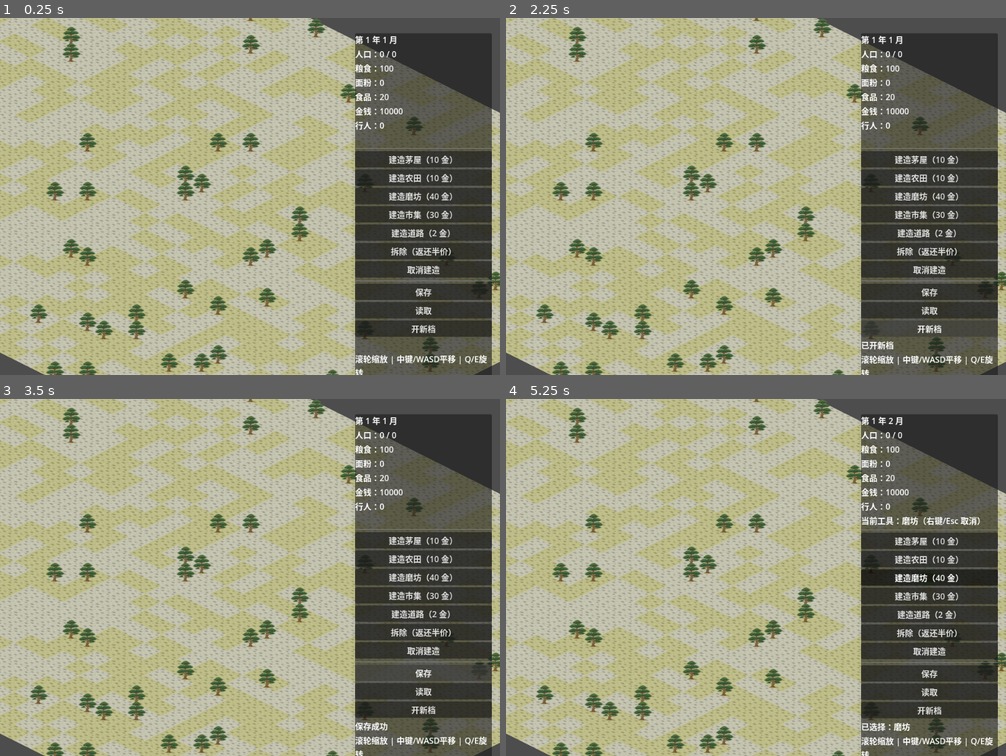
Above: before the commit, frames 1-4 (two rows, left to right).
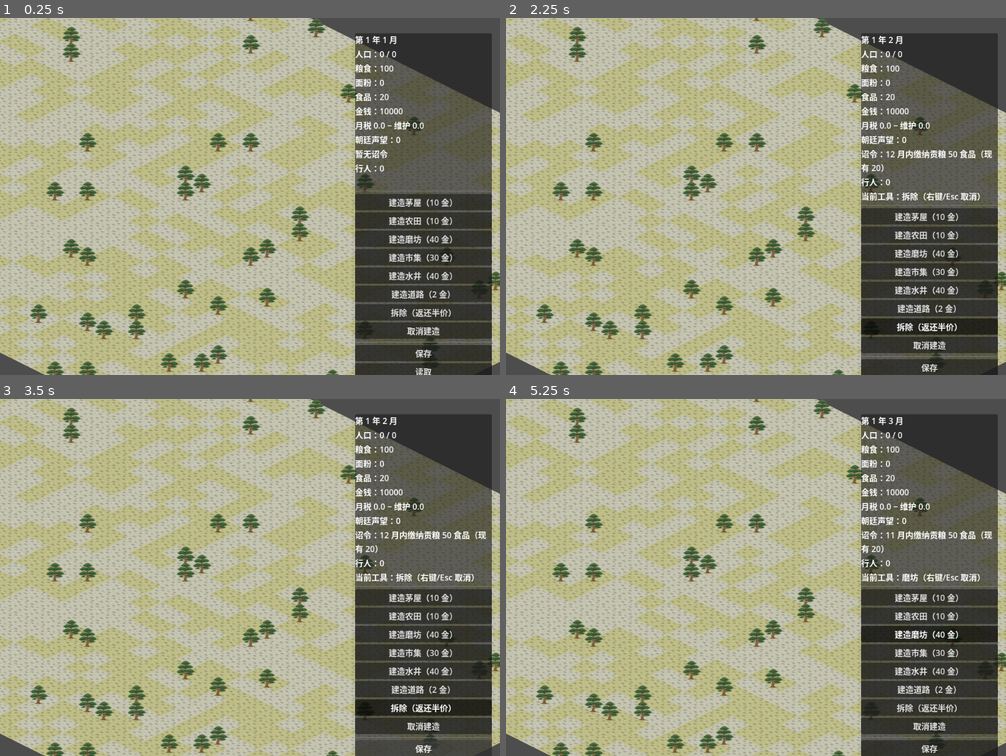
Above: after the commit, the same moments.

Repository: kreator666/tiny
Game: Godot game, scene res://scenes/main.tscn
Two runs of this game, one before a commit and one after it. Both use one fixed random seed, a clock stepped at 60 frames per second and the inputs below.
Inputs (mouse positions are in pixels of both pictures, inside the frame that each line leads up to):
- Up to frame 1 (0.25 s): no input
- Up to frame 2 (2.25 s): click "保存" at 0.5 s; click "读取" at 1.25 s; click (931, 328) at 2 s, where only the run before the commit has a clickable "开新档"
- Up to frame 3 (3.5 s): click "保存" at 2.75 s
- Up to frame 4 (5.25 s): click "建造茅屋（10 金）" at 3.5 s; click "建造农田（10 金）" at 4.25 s; click "建造磨坊（40 金）" at 5 s

The runs differ from the first frame. In frame 1, 9.2% of the frame differs, in the area x 70-99%, y 28-100%; in frame 2, 11%, in the area x 70-99%, y 5-100%; in frame 3, 9.0%; in frame 4, 10%.

Commit message:
朝廷任务+水系统+灾害事件+数值平衡
- 朝廷诏令：缴税/贡粮/人口/宅院四类轮换，限期 12 月，达成声望+1 失败-1
- 财政：按居所等级分级人头税（茅屋0.12/瓦房0.25/宅院0.4/豪宅0.6），建筑月维护费
- 水系统：水井建筑+挑水夫行人（蓝色），民居有水喝茅屋才能升瓦房
- 灾害事件：火灾（两月后烧毁，红色警示）/瘟疫/丰收/蝗灾（农田减产半年）
- HUD：声望/诏令/税支明细

Diff:
--- a/data/buildings.json
+++ b/data/buildings.json
@@ -6,7 +6,8 @@
 		"texture": "hut",
 		"dir": true,
 		"flat": false,
-		"desc": "最简陋的住所。服务好、有饭吃会自动翻修升级"
+		"upkeep": 0,
+		"desc": "最简陋的住所。有水喝、服务好、有饭吃会自动翻修升级"
 	},
 	"tilehouse": {
 		"name": "瓦房",
@@ -16,6 +17,7 @@
 		"dir": true,
 		"flat": false,
 		"buildable": false,
+		"upkeep": 0.5,
 		"desc": "由茅屋升级而来；四户连片可合建宅院"
 	},
 	"farm": {
@@ -24,6 +26,7 @@
 		"grain_per_month": 4,
 		"texture": "farm.png",
 		"flat": true,
+		"upkeep": 1,
 		"desc": "每月产出 4 粮食（需磨坊、市集加工后百姓才能吃）"
 	},
 	"mill": {
@@ -35,6 +38,7 @@
 		"texture": "mill",
 		"dir": true,
 		"flat": false,
+		"upkeep": 3,
 		"desc": "每月把至多 6 粮磨成面粉，需邻路"
 	},
 	"market": {
@@ -46,13 +50,23 @@
 		"texture": "market",
 		"dir": true,
 		"flat": false,
+		"upkeep": 2,
 		"desc": "每月把至多 6 面粉做成食品，需邻路，派挑夫服务民居"
+	},
+	"well": {
+		"name": "水井",
+		"cost_gold": 40,
+		"texture": "well.png",
+		"flat": false,
+		"upkeep": 1,
+		"desc": "派挑水夫沿街送水，民居有水喝才能翻修升级"
 	},
 	"road": {
 		"name": "道路",
 		"cost_gold": 2,
 		"texture": "road.png",
 		"flat": true,
+		"upkeep": 0.05,
 		"desc": "连接建筑，供行人通行"
 	}
 }
--- a/scripts/main.gd
+++ b/scripts/main.gd
@@ -44,6 +44,12 @@
 const HUT_CAP := 4
 const TILEHOUSE_CAP := 8
 
+# 财政：按居所等级定的人均月税（金/人/月）与大院维护
+const TAX_RATE := {"hut": 0.12, "tilehouse": 0.25, 2: 0.4, 3: 0.6}
+const ESTATE_UPKEEP := 5.0
+# 朝廷诏令轮换：缴税/贡粮/人口/宅院
+const EDICT_CYCLE := ["tax", "tribute", "population", "estate"]
+
 # 贴图运行时加载（素材包切换见 AssetLib；严禁在 _draw 中 load）
 var ground_tex: Array = []  # [ground_0, ground_1]
 var tree_tex: Texture2D
@@ -74,8 +80,9 @@
 var grass: Dictionary = {}
 var trees: Dictionary = {}
 
-var walkers: Array = []  # {pos, cur, nxt, t, left, prev, kind} kind: 0居民 1挑夫
+var walkers: Array = []  # {pos, cur, nxt, t, left, prev, kind} kind: 0居民 1挑夫 2挑水夫
 var serviced: Dictionary = {}  # 居所(民居格或大院锚点) -> 最近服务月份序号
+var watered: Dictionary = {}  # 居所 -> 最近送水月份序号
 var evolve_prog: Dictionary = {}  # 居所 -> 连续达标月数
 
 var population := 0
@@ -88,6 +95,17 @@
 var month := 1
 var _months_total := 0
 
+# 朝廷与财政
+var prestige := 0  # 声望：诏令达成 +1，失败 -1
+var edict: Dictionary = {}  # 当前诏令 {kind, target, deadline(总月数)}
+var _edict_counter := 0
+var last_tax_income := 0.0
+var last_upkeep := 0.0
+
+# 灾害与事件
+var burning: Dictionary = {}  # 建筑格 -> 剩余燃烧月数
+var locust_months_left := 0  # 蝗灾：农田减产剩余月数
+
 var selected_tool := ""
 var hover_cell := Vector2i(-1, -1)
 var message := ""
@@ -109,6 +127,9 @@
 var _tool_label: Label
 var _walker_label: Label
 var _message_label: Label
+var _prestige_label: Label
+var _edict_label: Label
+var _econ_label: Label
 var _tool_buttons := {}
 
 
@@ -269,6 +290,8 @@
 			kind = 0
 		elif btype == "market":
 			kind = 1
+		elif btype == "well":
+			kind = 2
 		if kind < 0 or walkers.size() >= WALKER_MAX:
 			continue
 		if not _has_adjacent_road(cell):
@@ -307,7 +330,7 @@
 		"left": WALKER_STEPS,
 		"kind": kind,
 	})
-	_service_around(start)
+	_service_around(start, kind == 2)
 
 
 func _choose_next_road(cur: Vector2i, prev: Variant) -> Vector2i:
@@ -322,15 +345,16 @@
 	return options[randi() % options.size()]
 
 
-func _service_around(road_cell: Vector2i) -> void:
+func _service_around(road_cell: Vector2i, is_water: bool = false) -> void:
+	var target := watered if is_water else serviced
 	for dir: Vector2i in DIRS:
 		var nb := road_cell + dir
 		if buildings.get(nb, "") == "hut" or buildings.get(nb, "") == "tilehouse":
-			serviced[nb] = _months_total
+			target[nb] = _months_total
 		else:
 			var anchor := _estate_anchor_at(nb)
 			if anchor != Vector2i(-1, -1):
-				serviced[anchor] = _months_total
+				target[anchor] = _months_total
 
 
 func _update_walkers(delta: float) -> void:
@@ -341,7 +365,7 @@
 			w.cur = w.nxt
 			w.t = 0.0
 			w.left -= 1
-			_service_around(w.cur)
+			_service_around(w.cur, int(w.get("kind", 0)) == 2)
 			var next: Vector2i = _choose_next_road(w.cur, w.prev)
 			w.prev = w.cur
 			if next == Vector2i(-1, -1) or w.left <= 0:
@@ -492,6 +516,152 @@
 	return _months_total - int(serviced.get(key, -999)) <= 1
 
 
+func _recently_watered(key: Vector2i) -> bool:
+	return _months_total - int(watered.get(key, -999)) <= 1
+
+
+# 财政：分级人头税 - 建筑维护（含大院）。返回本月净收入。
+func _economy_month() -> float:
+	var cap_total := 0
+	var tax_sum := 0.0
+	for cell: Vector2i in buildings:
+		var t: String = buildings[cell]
+		if t == "hut" or t == "tilehouse":
+			var c: int = HUT_CAP if t == "hut" else TILEHOUSE_CAP
+			cap_total += c
+			tax_sum += c * float(TAX_RATE[t])
+	for tier: int in estates.values():
+		cap_total += int(ESTATE_CAP[tier])
+		tax_sum += int(ESTATE_CAP[tier]) * float(TAX_RATE[tier])
+	var tax := tax_sum / cap_total * float(population) if cap_total > 0 else 0.0
+	var upkeep := 0.0
+	for b: String in buildings.values():
+		upkeep += float(building_defs[b].get("upkeep", 0.0))
+	upkeep += estates.size() * ESTATE_UPKEEP
+	last_tax_income = tax
+	last_upkeep = upkeep
+	return tax - upkeep
+
+
+# ---------- 朝廷诏令 ----------
+
+func _edict_desc() -> String:
+	if edict.is_empty():
+		return "暂无诏令"
+	var kind: String = edict["kind"]
+	var target: int = int(edict["target"])
+	var left: int = maxi(0, int(edict["deadline"]) - _months_total)
+	match kind:
+		"tax":
+			return "诏令：%d 月内缴纳赋税 %d 金（现有 %d）" % [left, target, int(gold)]
+		"tribute":
+			return "诏令：%d 月内缴纳贡粮 %d 食品（现有 %d）" % [left, target, int(food)]
+		"population":
+			return "诏令：%d 月内人口达 %d（现有 %d）" % [left, target, population]
+		"estate":
+			return "诏令：%d 月内宅院达 %d 座（现有 %d）" % [left, target, estates.size()]
+	return ""
+
+
+func _issue_edict() -> void:
+	_edict_counter += 1
+	var kind: String = EDICT_CYCLE[_edict_counter % EDICT_CYCLE.size()]
+	var target := 0
+	match kind:
+		"tax":
+			target = int(100 + population * 1.5)
+		"tribute":
+			target = int(50 + population * 1.0)
+		"population":
+			target = population + maxi(5, population / 4)
+		"estate":
+			target = estates.size() + 1
+	edict = {"kind": kind, "target": target, "deadline": _months_total + 12}
+	_show_message("朝廷下达新诏令：" + _edict_desc())
+
+
+func _resolve_edict() -> void:
+	var kind: String = edict["kind"]
+	var target: int = int(edict["target"])
+	var ok := false
+	match kind:
+		"tax":
+			ok = gold >= target
+			if ok:
+				gold -= target
+		"tribute":
+			ok = food >= target
+			if ok:
+				food -= target
+		"population":
+			ok = population >= target
+		"estate":
+			ok = estates.size() >= target
+	if ok:
+		prestige += 1
+		if kind == "population" or kind == "estate":
+			gold += 100
+		_show_message("诏令达成，朝廷嘉奖！声望 +1")
+	else:
+		prestige -= 1
+		_show_message("诏令未达成，朝廷震怒！声望 -1")
+	edict = {}
+	_issue_edict()
+
+
+# ---------- 灾害与事件 ----------
+
+func _events_month() -> void:
+	# 火灾倒计时
+	for cell: Vector2i in burning.keys():
+		burning[cell] = int(burning[cell]) - 1
+		if int(burning[cell]) <= 0:
+			burning.erase(cell)
+			var btype: String = buildings.get(cell, "")
+			if not btype.is_empty():
+				buildings.erase(cell)
+				serviced.erase(cell)
+				watered.erase(cell)
+				evolve_prog.erase(cell)
+				_show_message("一场火灾烧毁了%s！" % building_defs[btype]["name"])
+	_refresh_capacity()
+	if locust_months_left > 0:
+		locust_months_left -= 1
+	# 新事件概率：月均 4%
+	if randf() < 0.04:
+		_trigger_event()
+
+
+func _trigger_event() -> void:
+	var roll := randi() % 100
+	if roll < 30:
+		var candidates: Array = []
+		for cell: Vector2i in buildings:
+			if buildings[cell] != "road" and not burning.has(cell):
+				candidates.append(cell)
+		if candidates.is_empty():
+			return
+		var cell: Vector2i = candidates[randi() % candidates.size()]
+		burning[cell] = 2
+		_show_message("%s起火了！两月后将被烧毁" % building_defs[buildings[cell]]["name"])
+	elif roll < 50:
+		if population > 0:
+			var loss: int = maxi(1, population / 10)
+			population -= loss
+			_show_message("瘟疫流行，%d 人病亡" % loss)
+	elif roll < 75:
+		var farms := 0
+		for b: String in buildings.values():
+			if b == "farm":
+				farms += 1
+		var bonus := farms * 20
+		grain += bonus
+		_show_message("风调雨顺，农田丰收！粮食 +%d" % bonus)
+	else:
+		locust_months_left = 6
+		_show_message("蝗灾来袭！六个月内农田减产一半")
+
+
 func _advance_month() -> void:
 	_months_total += 1
 
@@ -503,7 +673,8 @@
 		if not _has_adjacent_road(cell):
 			continue
 		if def.has("grain_per_month"):
-			stock["grain"] = float(stock["grain"]) + float(def["grain_per_month"])
+			var mult := 0.5 if locust_months_left > 0 else 1.0
+			stock["grain"] = float(stock["grain"]) + float(def["grain_per_month"]) * mult
 		if def.has("convert_from"):
 			var use: float = minf(float(def["convert_rate"]), float(stock[def["convert_from"]]))
 			stock[def["convert_from"]] = float(stock[def["convert_from"]]) - use
@@ -551,7 +722,15 @@
 	# 住房演进（需吃饱 + 有服务）
 	_evolve_housing(fed)
 
-	gold += population * 0.2
+	# 财政与朝廷
+	gold += _economy_month()
+	if edict.is_empty():
+		_issue_edict()
+	elif _months_total >= int(edict["deadline"]):
+		_resolve_edict()
+
+	# 灾害与事件
+	_events_month()
 
 	month += 1
 	if month > 12:
@@ -563,11 +742,11 @@
 
 
 func _evolve_housing(fed: bool) -> void:
-	# 茅屋 -> 瓦房
+	# 茅屋 -> 瓦房（需有水喝）
 	for cell: Vector2i in buildings.keys():
 		if buildings.get(cell, "") != "hut":
 			continue
-		if fed and _recently_serviced(cell):
+		if fed and _recently_serviced(cell) and _recently_watered(cell):
 			evolve_prog[cell] = int(evolve_prog.get(cell, 0)) + 1
 			if evolve_prog[cell] >= EVOLVE_HUT:
 				buildings[cell] = "tilehouse"
@@ -671,6 +850,9 @@
 		"year": year,
 		"month": month,
 		"months_total": _months_total,
+		"prestige": prestige,
+		"edict": edict,
+		"edict_counter": _edict_counter,
 		"buildings": list,
 		"estates": estate_list,
 		"trees": tree_list,
@@ -692,12 +874,18 @@
 	year = int(state["year"])
 	month = int(state["month"])
 	_months_total = int(state.get("months_total", (year - 1) * 12 + month))
+	prestige = int(state.get("prestige", 0))
+	edict = state.get("edict", {})
+	_edict_counter = int(state.get("edict_counter", 0))
 	buildings.clear()
 	estates.clear()
 	trees.clear()
 	serviced.clear()
+	watered.clear()
 	walkers.clear()
 	evolve_prog.clear()
+	burning.clear()
+	locust_months_left = 0
 	for entry: Dictionary in state["buildings"]:
 		buildings[Vector2i(int(entry["x"]), int(entry["y"]))] = String(entry["type"])
 	for entry: Dictionary in state.get("estates", []):
@@ -715,8 +903,16 @@
 	estates.clear()
 	walkers.clear()
 	serviced.clear()
+	watered.clear()
 	evolve_prog.clear()
+	burning.clear()
+	locust_months_left = 0
 	_months_total = 0
+	prestige = 0
+	edict = {}
+	_edict_counter = 0
+	last_tax_income = 0.0
+	last_upkeep = 0.0
 	population = 0
 	grain = 100.0
 	flour = 0.0
@@ -758,6 +954,13 @@
 	box.add_child(_food_label)
 	_gold_label = Label.new()
 	box.add_child(_gold_label)
+	_econ_label = Label.new()
+	box.add_child(_econ_label)
+	_prestige_label = Label.new()
+	box.add_child(_prestige_label)
+	_edict_label = Label.new()
+	_edict_label.autowrap_mode = TextServer.AUTOWRAP_WORD_SMART
+	box.add_child(_edict_label)
 	_walker_label = Label.new()
 	box.add_child(_walker_label)
 	_tool_label = Label.new()
@@ -840,6 +1043,9 @@
 	_flour_label.text = "面粉：%d" % int(flour)
 	_food_label.text = "食品：%d" % int(food)
 	_gold_label.text = "金钱：%d" % int(gold)
+	_econ_label.text = "月税 %.1f − 维护 %.1f" % [last_tax_income, last_upkeep]
+	_prestige_label.text = "朝廷声望：%d" % prestige
+	_edict_label.text = _edict_desc()
 	_walker_label.text = "行人：%d" % walkers.size()
 
 
@@ -865,10 +1071,11 @@
 	for cell: Vector2i in buildings:
 		var btype: String = buildings[cell]
 		if bool(building_defs[btype].get("flat", false)):
+			var ftint := Color(1, 0.45, 0.35) if burning.has(cell) else Color.WHITE
 			if btype == "road":
 				draw_texture(_road_tex(cell), MAP_ORIGIN + Vector2(cell) * CELL)
 			else:
-				draw_texture(_building_tex(btype), MAP_ORIGIN + Vector2(cell) * CELL)
+				draw_texture(_building_tex(btype), MAP_ORIGIN + Vector2(cell) * CELL, ftint)
 
 	# 立牌层（含大院），按深度排序
 	var dv: Vector2 = DEPTH_VECS[_rot]
@@ -889,7 +1096,12 @@
 			var w: Dictionary = item[3]
 			var wbase: Vector2 = _proj() * (MAP_ORIGIN + w.pos * CELL + Vector2(CELL, CELL) / 2)
 			draw_set_transform_matrix(_proj().affine_inverse() * Transform2D(0, wbase))
-			var tint := Color(0.95, 0.78, 0.6) if int(w.get("kind", 0)) == 1 else Color.WHITE
+			var wkind := int(w.get("kind", 0))
+			var tint := Color.WHITE
+			if wkind == 1:
+				tint = Color(0.95, 0.78, 0.6)  # 挑夫：暖色
+			elif wkind == 2:
+				tint = Color(0.62, 0.8, 0.98)  # 挑水夫：蓝色
 			draw_texture(villager_tex, Vector2(-6, -18), tint)
 			draw_set_transform_matrix(Transform2D())
 			continue
@@ -909,7 +1121,8 @@
 		if item[2] == "tree":
 			draw_texture(tree_tex, Vector2(-20, -54))
 		else:
-			draw_texture(_building_tex(item[2]), Vector2(-16, -30))
+			var btint := Color(1, 0.45, 0.35) if burning.has(cell) else Color.WHITE
+			draw_texture(_building_tex(item[2]), Vector2(-16, -30), btint)
 	draw_set_transform_matrix(Transform2D())
 
 	# 悬停预览
Not shown, added: assets/packs/gongbi_ai/well.png.import
